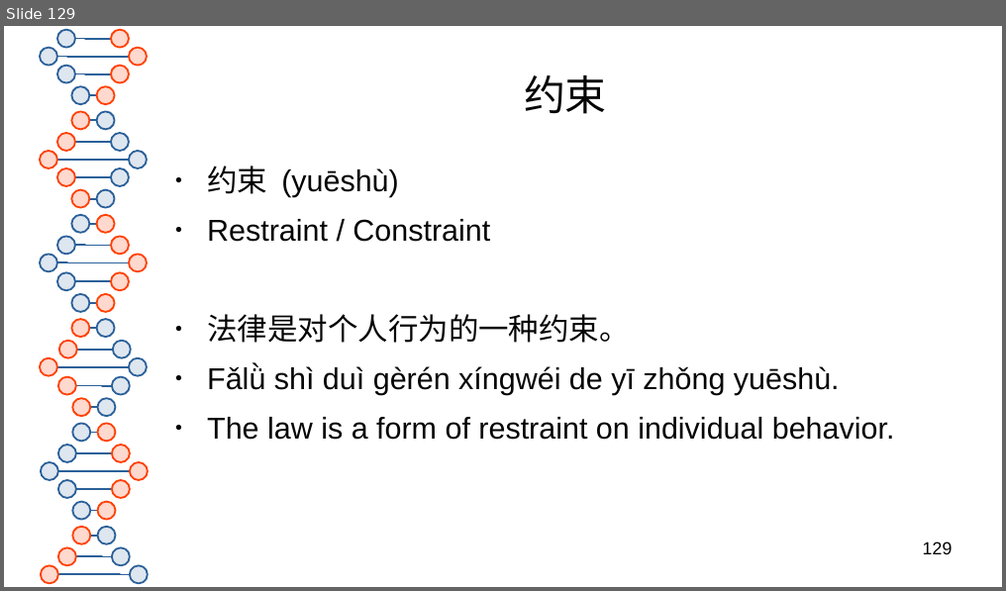
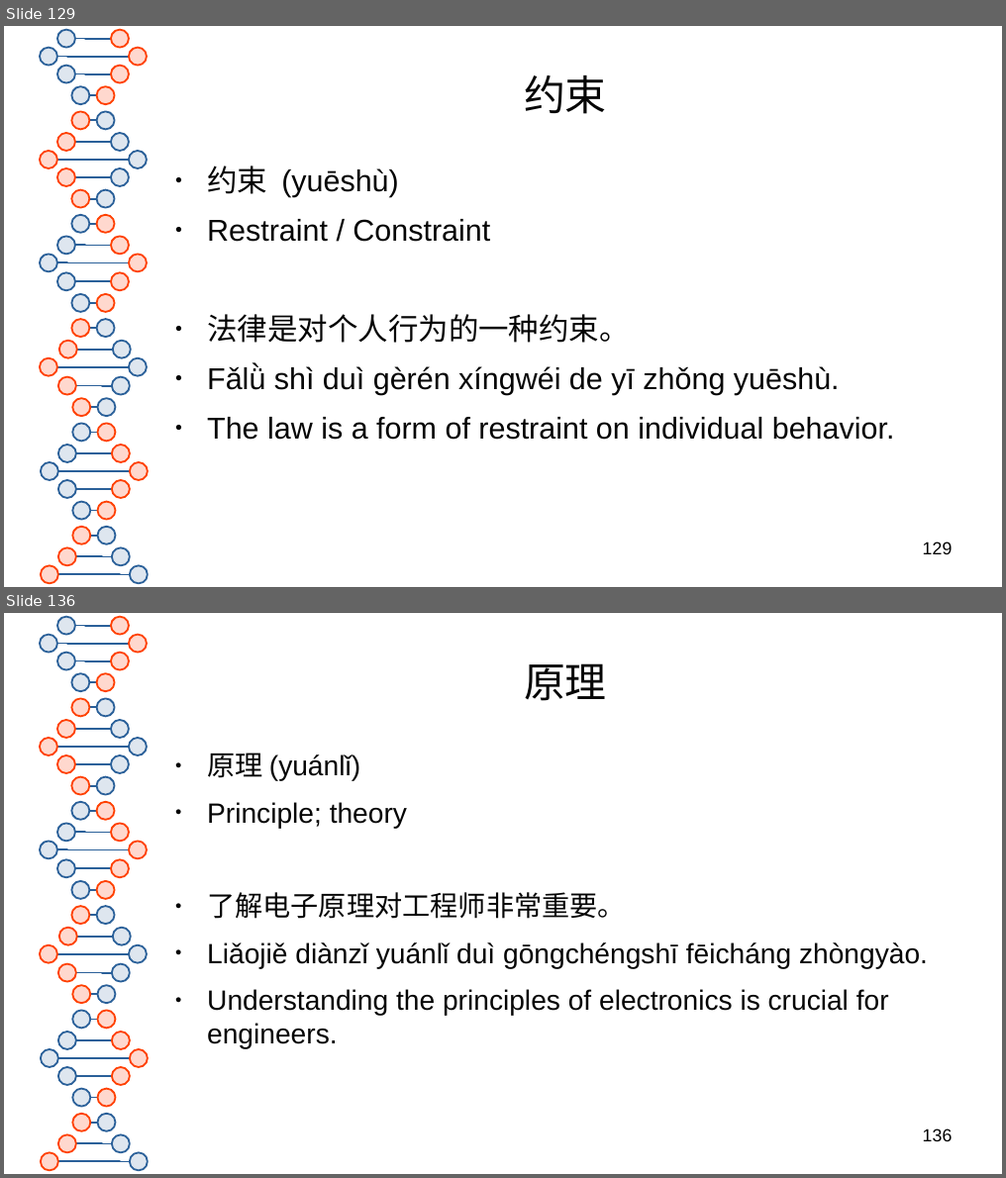
Before and after one commit to 23x41/HSK3.0, a slide deck: HSK 3.0 Level 5.odp. Shown one above the other, each under a label of ours: slide 129 before the commit, slides 129 and 136 after it; the slides between them are not shown. The pictures are 1006x591 and 1006x1178 pixels, drawn with LibreOffice and Linux fonts; fonts in the diff are those of the drawing. Boxes give left, top, right and bottom in pixels: in the first picture for what was removed or moved away, otherwise in the second. Text is boxed around its words. In the diff, an @@ line names an element or a change of style, - is before the commit and + after.

```diff
--- a/HSK 3.0 Level 5.odp
+++ b/HSK 3.0 Level 5.odp
@@ slide 136 added at bbox=[4, 613, 1002, 1174], background #FFFFFF; not listed: 81 template elements that a slide beside it also shows @@
@@ title added at bbox=[524, 663, 607, 701], 33 pt, text #050505 @@
+原理
@@ text added at bbox=[207, 753, 928, 1049], 22.2 pt, text #050505 @@
+● 原理 (yuánlǐ)
+● Principle; theory
+● 了解电子原理对工程师非常重要。
+● Liǎojiě diànzǐ yuánlǐ duì gōngchéngshī fēicháng zhòngyào.
+● Understanding the principles of electronics is crucial for engineers.
@@ page number added at bbox=[923, 1129, 952, 1142], 14 pt, text #000000 @@
+136
```
Also in this commit, not shown: 71 other slides added, 1 other file.
